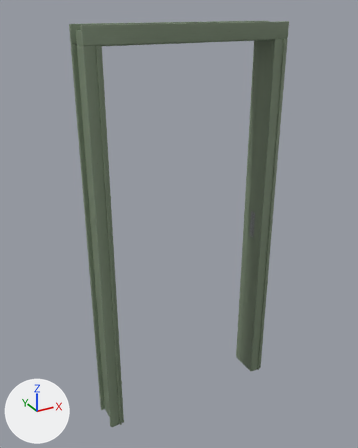
Two versions of the glTF model assets/models/doors/swing/painted_sage_panel_frame.gltf, one commit apart.
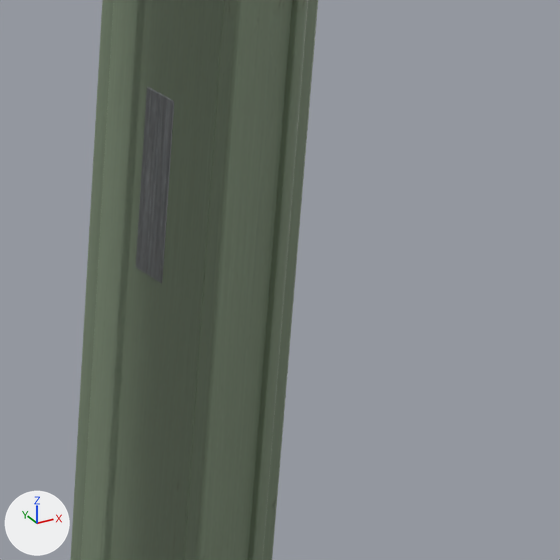
Old and new are each drawn whole from a 50 mm camera at (-1.23, -2.15, 2.22) aimed at (-0.02, 0.04, 1.12) and again close up on the part from 65% to 86% of the width and 44% to 61% of the height. Every picture has the same lights, and +X, +Y and +Z are marked at lower left. The last two pictures show the newer version. Where no turn or scale is listed for an object, it has been applied to the vertices.

Objects in the first close-up: 'DoorFrame_painted_sage_panel_Door_sage', 'DoorFrame_painted_sage_panel_Door_steel'.
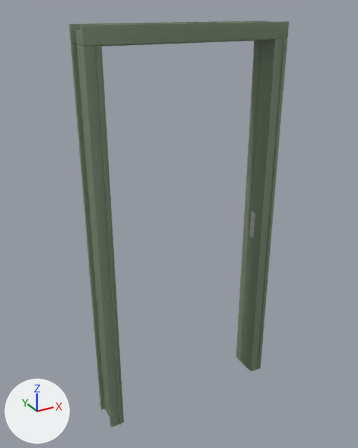
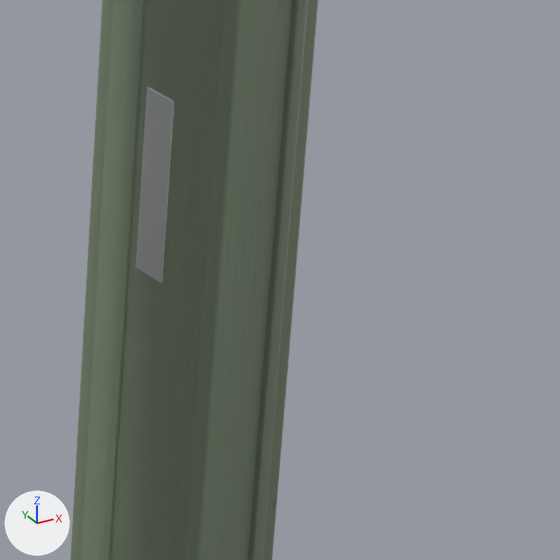
What changed in the scene script:
```text
Add img_nickel_used_normal_opengl_png:
    img_nickel_used_normal_opengl_png = load_image('nickel_used_normal_opengl.png', 'textures/nickel_used_normal_opengl.png', 512, 512, 'Non-Color')
Add img_nickel_used_basecolor_png:
    img_nickel_used_basecolor_png = load_image('nickel_used_basecolor.png', 'textures/nickel_used_basecolor.png', 512, 512, 'sRGB')
Add img_nickel_used_orm_png:
    img_nickel_used_orm_png = load_image('nickel_used_orm.png', 'textures/nickel_used_orm.png', 512, 512, 'Non-Color')
Change mat_door_steel:
    remove # nodes: BsdfPrincipled, Mix, NormalMap, OutputMaterial, SeparateColor, TexImage x3
    remove # colours: white #dde2e5
    remove # uses the picture img_steel_basecolor_png
    remove # uses the picture img_steel_normal_opengl
    remove # uses the picture img_steel_orm
    nodes: BsdfPrincipled, NormalMap, OutputMaterial, SeparateColor, TexImage x3
    uses the picture img_nickel_used_basecolor_png
    uses the picture img_nickel_used_normal_opengl_png
    uses the picture img_nickel_used_orm_png
```

Location of each change, (x1, y1, x2, y2) in pixels of the close-ups (560 x 560 px):
'DoorFrame_painted_sage_panel_Door_steel', surface changed (lighter): (136, 87, 174, 283) in both
